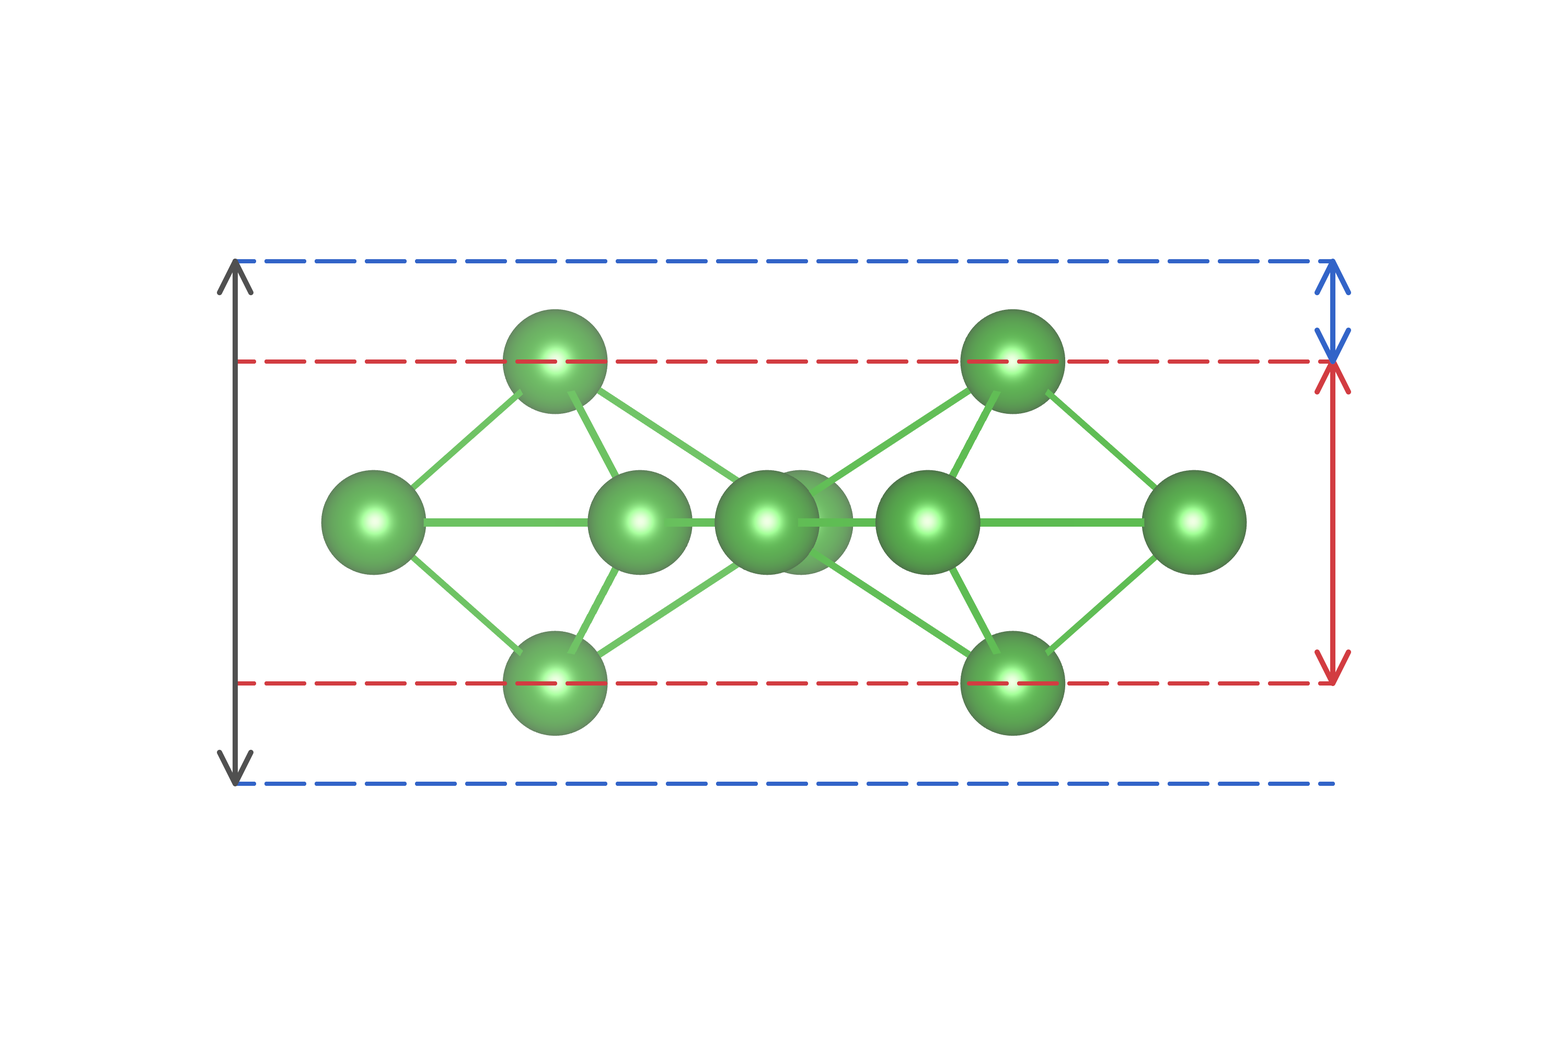
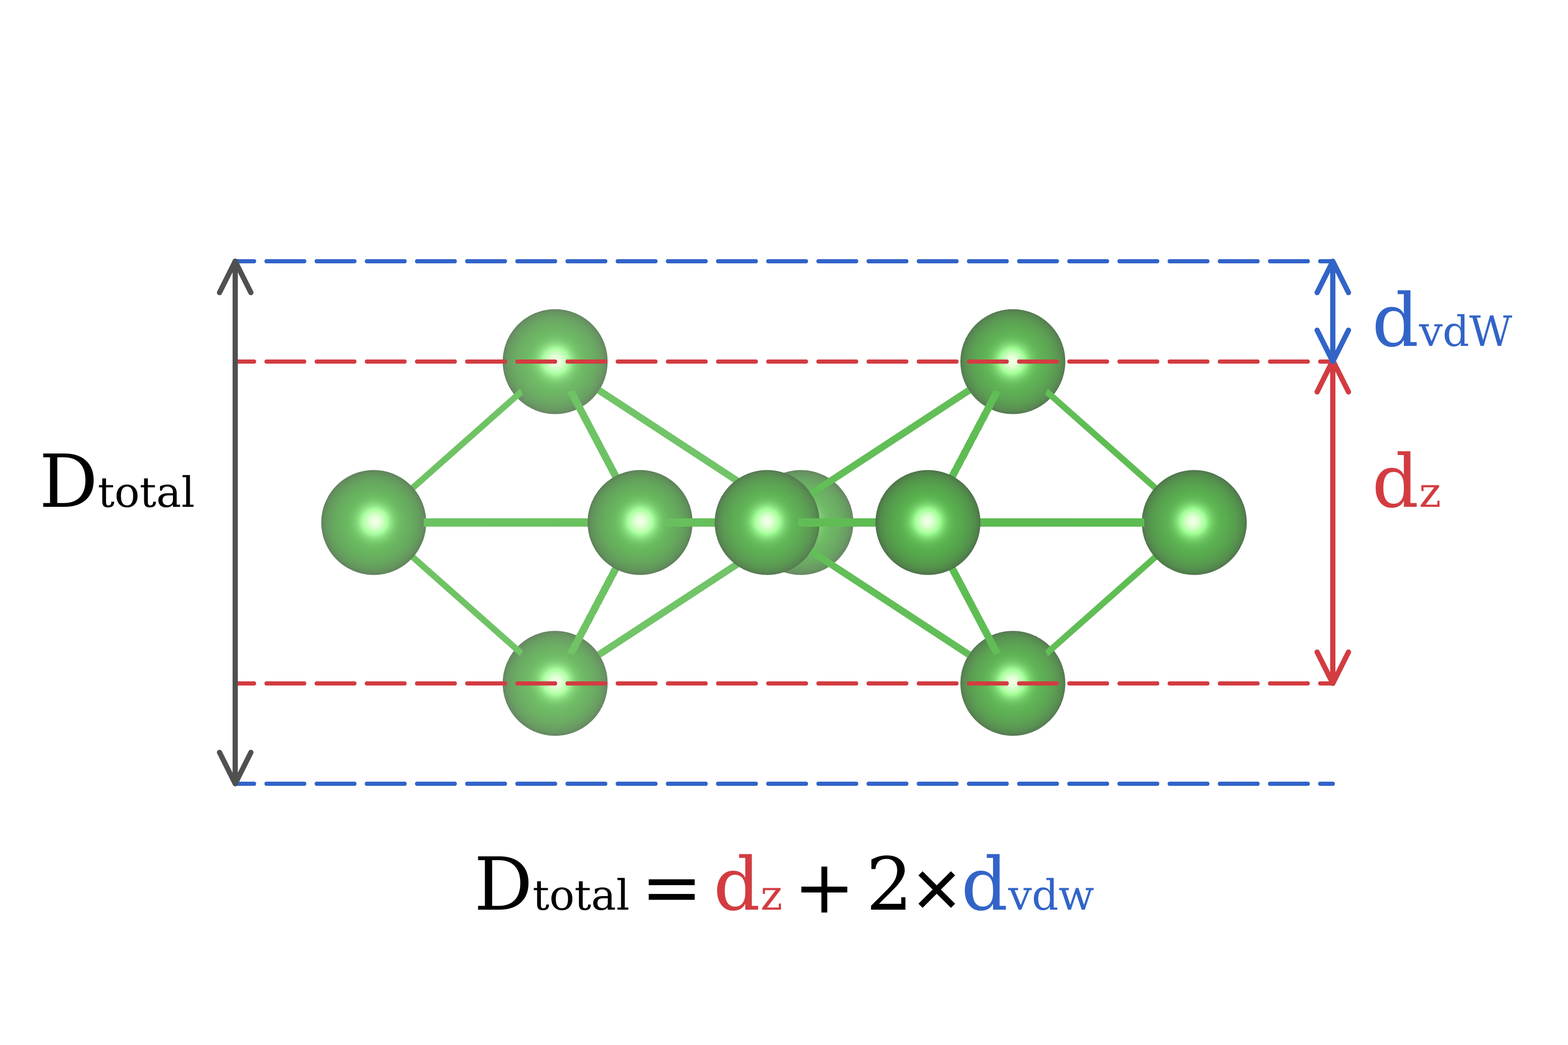
Revision of a layered 1568 × 1045 image; what changed, layer by layer:
added layer "dvdW" above "dz" over [1375, 290, 1513, 348]
added layer "dz" above "Dtotal = dz + 2×dvdw" over [1375, 451, 1440, 509]
added layer "Dtotal = dz + 2×dvdw" above "Dtotal" over [477, 854, 1094, 914]
added layer "Dtotal" above "图层 副本" over [42, 453, 194, 509]